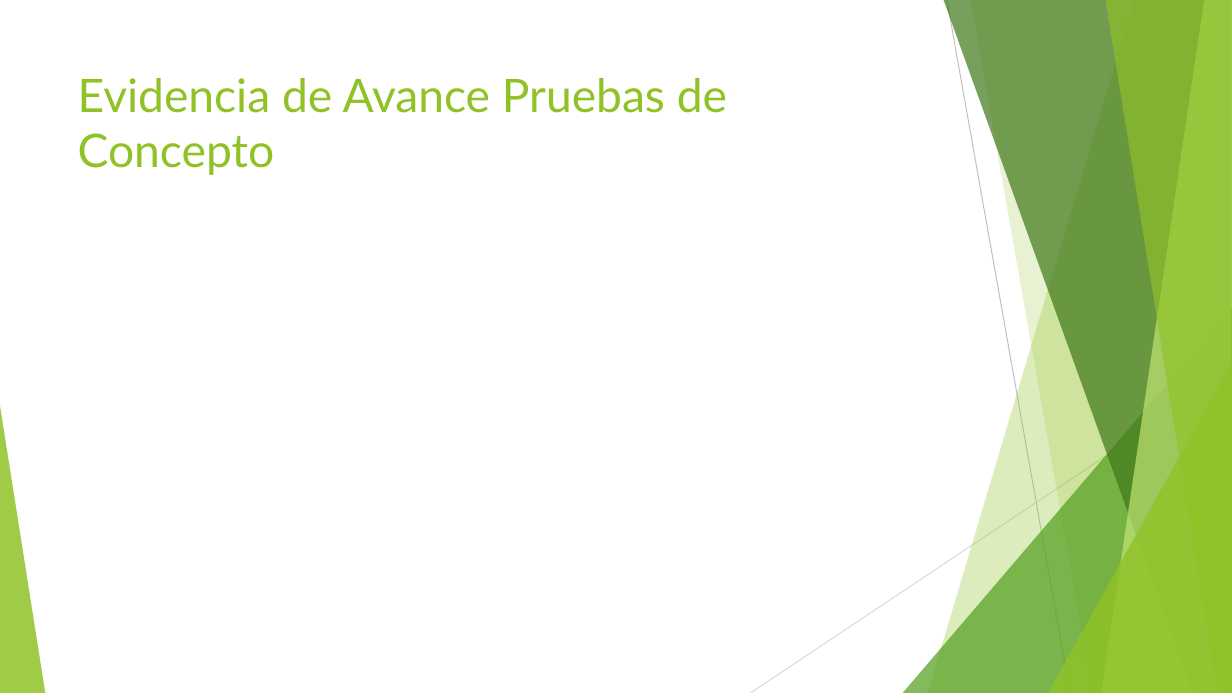
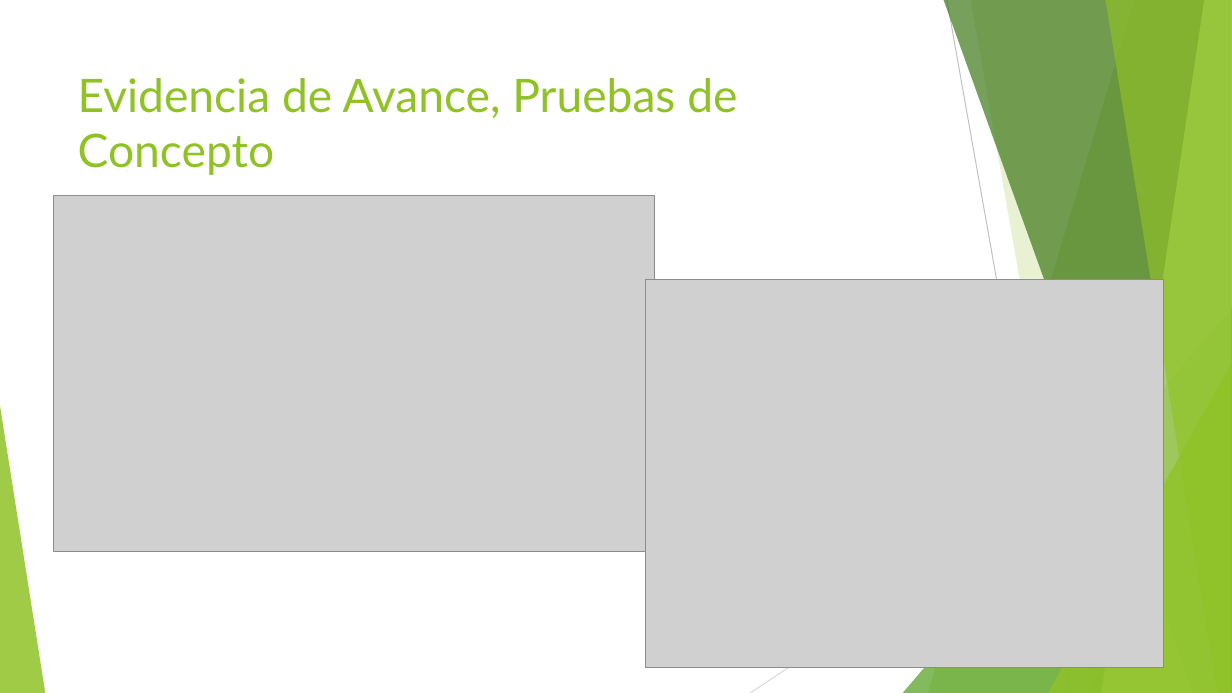
Before and after one commit to nubiausuga/Proyecto2, a slide deck: slide 7 of SubSprint 1/TARJETAS MULTIPROPOSITO.pptx. Drawn at 1232x693 pixels with LibreOffice and Linux fonts; fonts in the diff are those of the drawing; grey boxes stand for pictures. Boxes give left, top, right and bottom in pixels: in the first picture for what was removed or moved away, otherwise in the second. Text is boxed around its words. In the diff, an @@ line names an element or a change of style, - is before the commit and + after.

```diff
--- a/SubSprint 1/TARJETAS MULTIPROPOSITO.pptx
+++ b/SubSprint 1/TARJETAS MULTIPROPOSITO.pptx
@@ title at (78,78,737,175): text changed @@
-Evidencia de Avance Pruebas de Concepto
+Evidencia de Avance, Pruebas de Concepto
@@ picture added at (54,195,654,551) @@
@@ picture added at (645,279,1163,667) @@
```
Also in this commit, not shown: 2 other slides changed.
